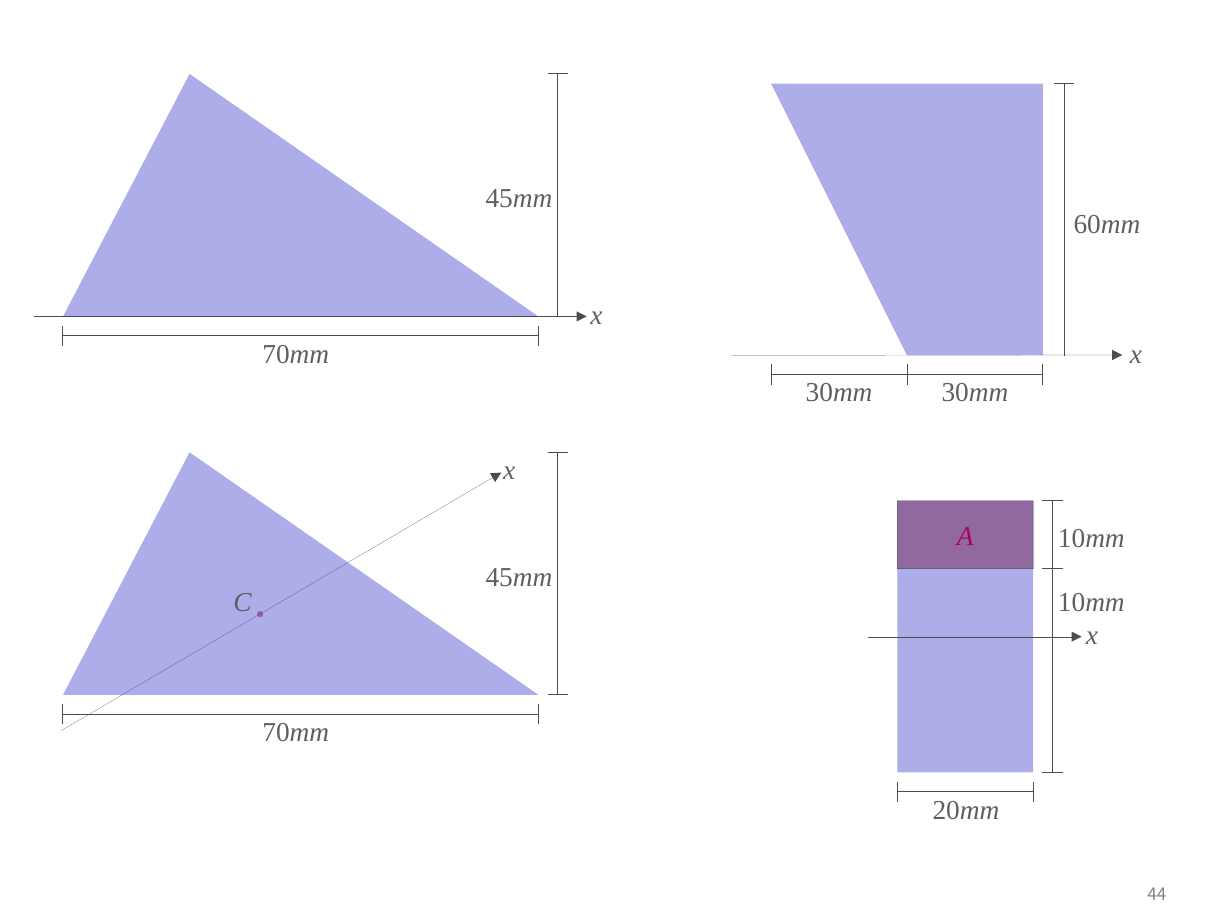
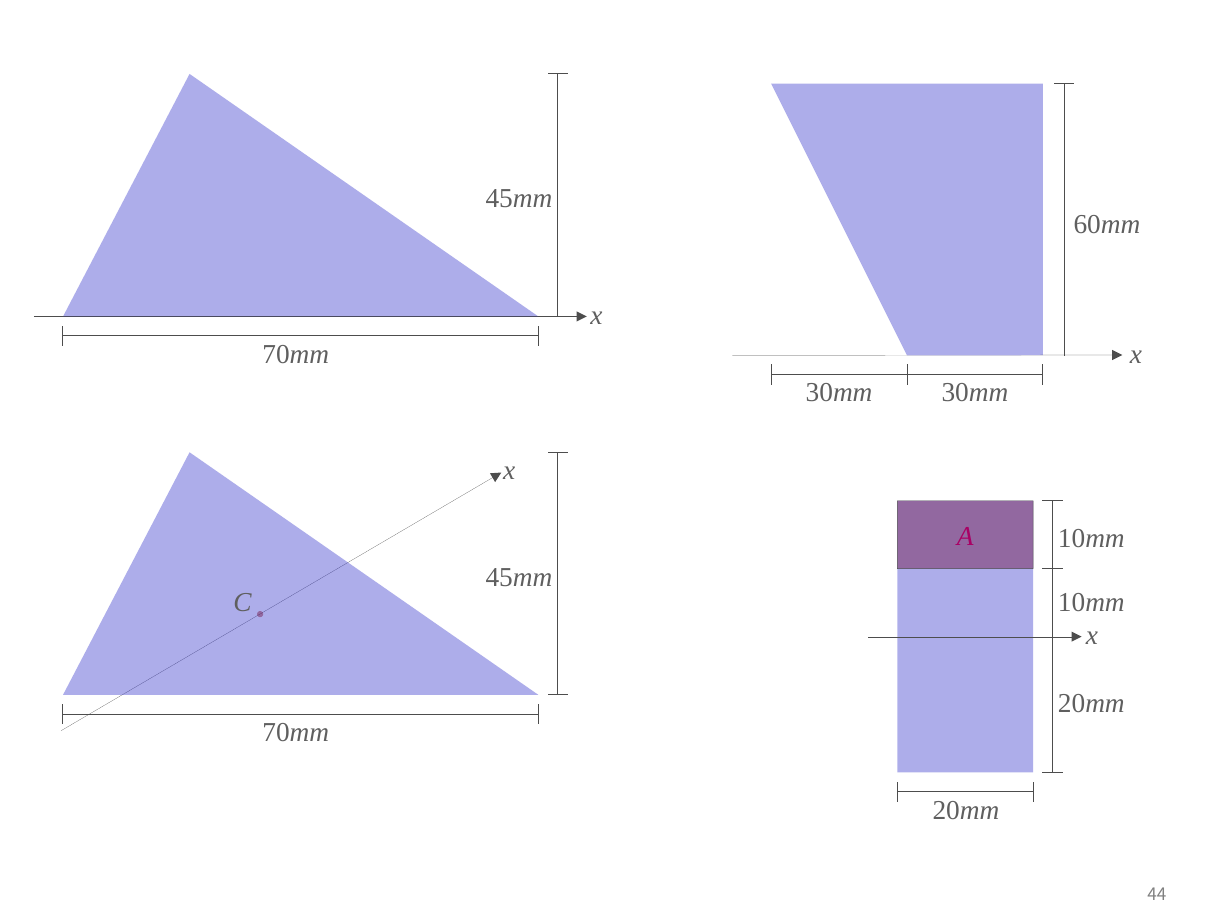
Before and after one commit to ironbell87/structural_mechanics_II, a slide deck: slide 44 of figures.pptx. Drawn at 1232x924 pixels with LibreOffice and Linux fonts; fonts in the diff are those of the drawing. Boxes give left, top, right and bottom in pixels: in the first picture for what was removed or moved away, otherwise in the second. Text is boxed around its words. In the diff, an @@ line names an element or a change of style, - is before the commit and + after.

```diff
--- a/figures.pptx
+++ b/figures.pptx
@@ text added at <box>1058,694,1125,712</box>, 16 pt, text #5F5F5F @@
+20mm
```
Also in this commit, not shown: 3 other files.
